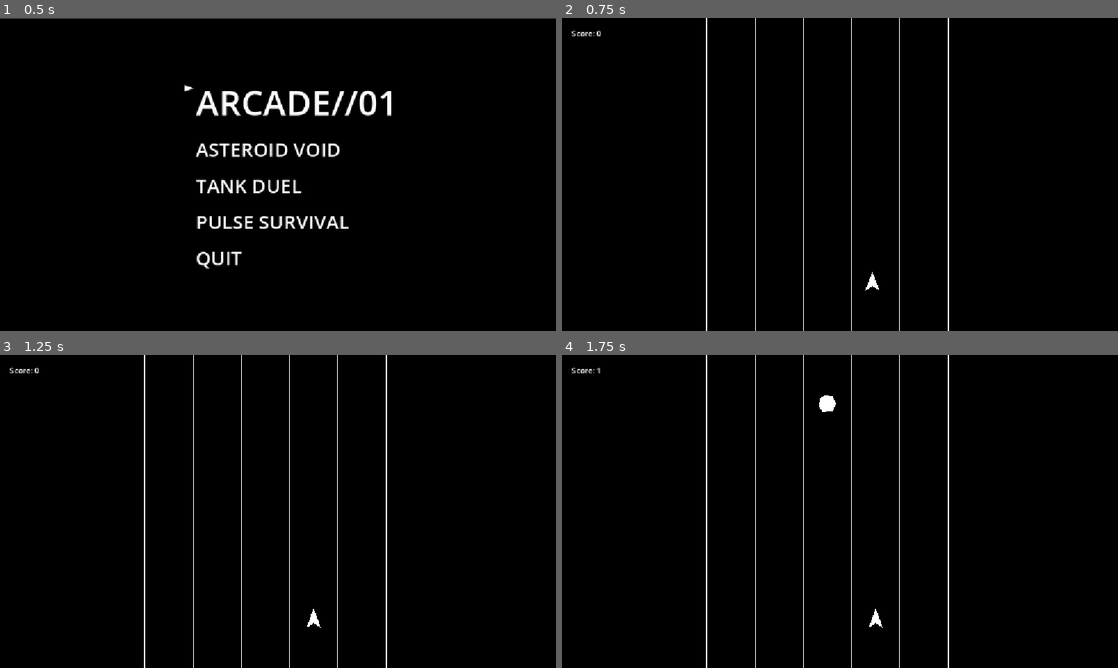
Above: before the commit, frames 1-4 (two rows, left to right).
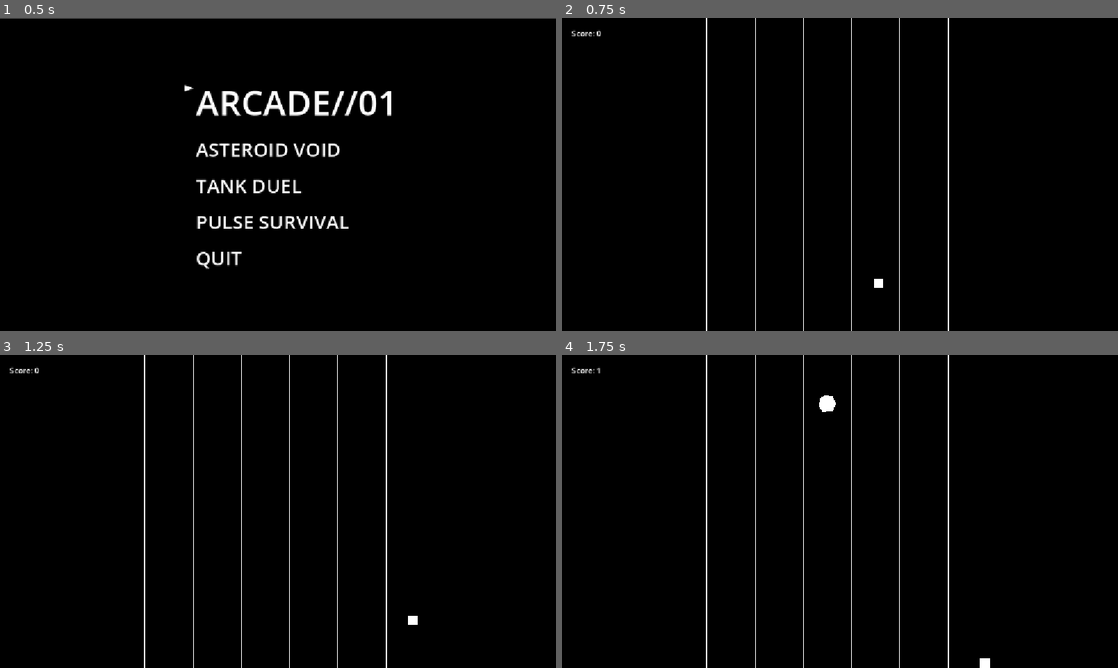
Above: after the commit, the same moments.

Repository: ksaicharan0047j-dot/Arcade_01
Game: Godot game, scene res://scenes/main_menu.tscn
The game is run twice, just before and just after one commit, with the same random seed, the same clock (stepped at 60 frames per second) and the same inputs.
Inputs (mouse positions are in pixels of both pictures, inside the frame that each line leads up to):
- Up to frame 1 (0.5 s): no input
- Up to frame 2 (0.75 s): tap Enter (ui_accept) at 0.5 s; move the mouse to (962, 158) at 0.52 s; hold Right (ui_right) from 0.53 s (still down); tap Space (shoot) at 0.6 s; click (962, 158) at 0.67 s
- Up to frame 3 (1.25 s): keep holding Right (ui_right); tap Enter (ui_accept) at 0.77 s
- Up to frame 4 (1.75 s): move the mouse to (728, 527) at 1.27 s; release Right (ui_right) at 1.28 s; hold Down (ui_down) from 1.28 s (still down); tap Alt at 1.35 s; tap Enter (ui_accept) at 1.52 s

Frame 1 is identical in both runs. In frame 2, less than 0.1% of the frame differs, in the area x 54-58%, y 81-88%; in frame 3, 0.1%; in frame 4, 0.1%, in the area x 55-77%, y 81-100%.

Commit message:
added new game pilse survival

Diff:
--- /dev/null
+++ b/scenes/game_over_pulse.tscn
@@ -0,0 +1,62 @@
+[gd_scene format=3 uid="uid://bd7ruoweptbgk"]
+
+[ext_resource type="Script" uid="uid://djo0kvomaa771" path="res://scripts/game_over.gd" id="1_v6pd2"]
+
+[node name="GameOverPulse" type="Control" unique_id=1202122123]
+layout_mode = 3
+anchors_preset = 0
+offset_right = 40.0
+offset_bottom = 40.0
+script = ExtResource("1_v6pd2")
+
+[node name="ColorRect" type="ColorRect" parent="." unique_id=1990545222]
+layout_mode = 1
+anchors_preset = 15
+anchor_right = 1.0
+anchor_bottom = 1.0
+offset_right = 1117.0
+offset_bottom = 615.0
+grow_horizontal = 2
+grow_vertical = 2
+color = Color(0, 0, 0, 1)
+
+[node name="VBoxContainer" type="VBoxContainer" parent="." unique_id=349389186]
+layout_mode = 1
+anchors_preset = -1
+anchor_right = 28.875002
+anchor_bottom = 16.344
+offset_left = 456.0
+offset_top = 41.0
+offset_right = -423.00012
+offset_bottom = -63.76001
+theme_override_constants/separation = 20
+alignment = 1
+
+[node name="GameOverLabel" type="Label" parent="VBoxContainer" unique_id=455709611]
+layout_mode = 2
+theme_override_font_sizes/font_size = 48
+text = "GAME OVER"
+
+[node name="ScoreLabel" type="Label" parent="VBoxContainer" unique_id=1146496407]
+layout_mode = 2
+theme_override_font_sizes/font_size = 32
+text = "Score: 0"
+
+[node name="HighScoreLabel" type="Label" parent="VBoxContainer" unique_id=1794707826]
+layout_mode = 2
+theme_override_font_sizes/font_size = 32
+text = "Best: 0"
+
+[node name="RestartButton" type="Button" parent="VBoxContainer" unique_id=1682681048]
+layout_mode = 2
+theme_override_font_sizes/font_size = 25
+text = "RESTART"
+
+[node name="MenuButton" type="Button" parent="VBoxContainer" unique_id=858524937]
+layout_mode = 2
+theme_override_font_sizes/font_size = 25
+text = "MAIN MENU
+"
+
+[connection signal="pressed" from="VBoxContainer/RestartButton" to="." method="_on_restart_button_pressed"]
+[connection signal="pressed" from="VBoxContainer/MenuButton" to="." method="_on_menu_button_pressed"]
--- /dev/null
+++ b/scenes/pulse.tscn
@@ -0,0 +1,6 @@
+[gd_scene format=3 uid="uid://c2gmg3ktgr4v1"]
+
+[ext_resource type="Script" uid="uid://xrrgb3dggyxp" path="res://scripts/pulse.gd" id="1_5icbw"]
+
+[node name="Pulse" type="Node2D" unique_id=1036787837]
+script = ExtResource("1_5icbw")
--- /dev/null
+++ b/scenes/pulse_survival.tscn
@@ -0,0 +1,36 @@
+[gd_scene format=3 uid="uid://204heuu4vpl3"]
+
+[ext_resource type="Script" uid="uid://drr1tyx4hodro" path="res://scripts/pulse_survival.gd" id="1_dv5fv"]
+[ext_resource type="Script" uid="uid://ct2v8xwtfjngk" path="res://scripts/player.gd" id="1_yu60l"]
+[ext_resource type="Script" uid="uid://xrrgb3dggyxp" path="res://scripts/pulse.gd" id="3_exkef"]
+
+[sub_resource type="RectangleShape2D" id="RectangleShape2D_ya2tb"]
+
+[node name="PulseSurvival" type="Node2D" unique_id=825522962]
+script = ExtResource("1_dv5fv")
+
+[node name="Player" type="CharacterBody2D" parent="." unique_id=1102979467]
+position = Vector2(200, 500)
+script = ExtResource("1_yu60l")
+
+[node name="CollisionShape2D" type="CollisionShape2D" parent="Player" unique_id=168863091]
+shape = SubResource("RectangleShape2D_ya2tb")
+
+[node name="PulseContainer" type="Node2D" parent="." unique_id=845530181]
+
+[node name="Pulse" type="Node2D" parent="PulseContainer" unique_id=1036787837]
+script = ExtResource("3_exkef")
+
+[node name="CanvasLayer" type="CanvasLayer" parent="." unique_id=701140896]
+
+[node name="TimerLabel" type="Label" parent="CanvasLayer" unique_id=127347230]
+offset_left = 48.0
+offset_top = 52.0
+offset_right = 88.0
+offset_bottom = 75.0
+
+[node name="SpawnTimer" type="Timer" parent="." unique_id=552502368]
+wait_time = 3.0
+autostart = true
+
+[connection signal="timeout" from="SpawnTimer" to="." method="_on_spawn_timer_timeout"]
--- a/scripts/game_over.gd
+++ b/scripts/game_over.gd
@@ -8,7 +8,7 @@
 	$VBoxContainer/HighScoreLabel.text = \
 		"Best: " + str(GameData.high_score)
 func _on_restart_button_pressed():
-	get_tree().change_scene_to_file("res://scenes/asteroid_void.tscn")
+	get_tree().change_scene_to_file("res://scenes/pulse_survival.tscn")
 
 func _on_menu_button_pressed():
 	get_tree().change_scene_to_file("res://scenes/main_menu.tscn")
--- a/scripts/player.gd
+++ b/scripts/player.gd
@@ -1,39 +1,21 @@
 extends CharacterBody2D
 
-const SPEED := 500.0
-const SCREEN_WIDTH := 1152.0
-var lanes = [350.0, 450.0, 550.0, 650.0, 750.0]
-var current_lane = 2
-var target_x = 550.0
-
-func _unhandled_input(event):
-	if event.is_action_pressed("ui_left"):
-		current_lane -= 1
-	if event.is_action_pressed("ui_right"):
-		current_lane += 1
-	current_lane = clamp(current_lane, 0, 4)
-	target_x = lanes[current_lane]
-
+const SPEED = 400.0
+func _physics_process(delta):
+	var dir = Vector2.ZERO
+	if Input.is_action_pressed("ui_left"):
+		dir.x -= 1
+	if Input.is_action_pressed("ui_right"):
+		dir.x += 1
+	if Input.is_action_pressed("ui_up"):
+		dir.y -= 1
+	if Input.is_action_pressed("ui_down"):
+		dir.y += 1
+	position += dir.normalized() * SPEED * delta
+	position.x = clamp(position.x, 20,1142)
+	position.y = clamp(position.y,20,638)
 func _draw():
-
-	draw_polygon([Vector2(0,-25),Vector2(-15,15),Vector2(0,5),Vector2(15,15)],[Color.WHITE])
+	draw_rect(Rect2(-10,-10,20,20),Color.WHITE)
 
 func _ready():
-	position.x = lanes[current_lane]
-	target_x = position.x
 	queue_redraw()
-
-func _on_hitbox_area_entered(_area: Area2D) -> void:
-	game_over()
-
-func _physics_process(delta):
-	position.x = lerp(position.x, target_x, 12.0 * delta)
-
-func game_over():
-	Engine.time_scale = 0.3
-	await get_tree().create_timer(0.2).timeout
-	Engine.time_scale = 0.25
-	GameData.final_score = int(get_parent().score)
-	if GameData.final_score > GameData.high_score:
-		GameData.high_score = GameData.final_score
-	get_tree().change_scene_to_file("res://scenes/game_over.tscn")
--- /dev/null
+++ b/scripts/pulse.gd
@@ -0,0 +1,74 @@
+extends Node2D
+
+var radius = 0.0
+var growth_speed = 200.0
+var gaps = []
+var dead = false
+var survival_time = 0.0
+
+func _ready():
+	for i in range(3):
+		gaps.append(randf() * TAU)
+
+func _process(delta):
+	radius += growth_speed * delta
+
+	queue_redraw()
+
+	var player = get_tree().current_scene.get_node("Player")
+	check_player(player)
+
+	if radius > 800:
+		queue_free()
+
+func _draw():
+	draw_arc(
+		Vector2.ZERO,
+		radius,
+		0,
+		TAU,
+		120,
+		Color.WHITE,
+		4
+	)
+
+	for gap in gaps:
+		draw_arc(
+			Vector2.ZERO,
+			radius,
+			gap,
+			gap + 0.8,
+			20,
+			Color.BLACK,
+			8
+		)
+
+func check_player(player):
+
+	var player_vector = player.global_position - global_position
+	var player_distance = player_vector.length()
+
+	if abs(player_distance - radius) < 10:
+
+		var player_angle = fposmod(
+			player_vector.angle(),
+			TAU
+		)
+
+		var safe = false
+
+		for gap in gaps:
+			if player_angle >= gap and player_angle <= gap + 0.8:
+				safe = true
+				break
+
+		if !safe:
+			get_parent().get_parent().player_died()
+func player_died():
+	if dead:
+		return
+	dead = true
+	game_over()
+func game_over():
+	Global.final_time = survival_time
+	get_tree().change_sceneto_file("res://scenes/game_over_pulse.tscn")
--- /dev/null
+++ b/scripts/pulse_survival.gd
@@ -0,0 +1,35 @@
+extends Node2D
+
+var pulse_scene = preload("res://scenes/pulse.tscn")
+@onready var timer_label = $CanvasLayer/TimerLabel
+var survival_time = 0.0
+var dead = false
+func _process(delta):
+
+	survival_time += delta
+
+	timer_label.text = (
+		"TIME: " +
+		str(snapped(survival_time,0.01))
+	)
+
+	if survival_time > 30:
+		$SpawnTimer.wait_time = 1.0
+
+	elif survival_time > 15:
+		$SpawnTimer.wait_time = 1.5
+
+	else:
+		$SpawnTimer.wait_time = 2.0
+func _on_spawn_timer_timeout():
+	var pulse = pulse_scene.instantiate()
+	$PulseContainer.add_child(pulse)
+	pulse.position = get_viewport_rect().size / 2
+func player_died():
+	if dead:
+		return
+	dead = true
+	game_over()
+func game_over():
+	Global.final_time = survival_time
+	get_tree().change_scene_to_file("res://scenes/game_over_pulse.tscn")
Not shown, added: scripts/pulse.gd.uid
Not shown, added: scripts/pulse_survival.gd.uid
Not shown, added: scenes/pulse_survival.tscn3177709433.tmp
